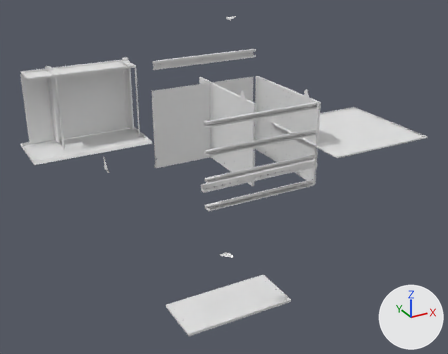
An edit to the glTF model Drawings/3d/1LLVB4-08D0DN_parts.glb, drawn before and after from the same camera.
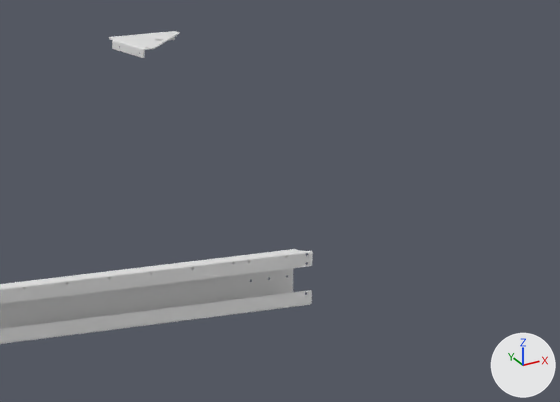
The first picture shows the older version from a 50 mm lens placed at (-1939.0, -3804.0, 1436.0), pointed at (85.0, -126.0, -404.0). The close-ups show the older and then the newer version on the part from 47% to 65% of the width and 3% to 20% of the height of that picture. Only the edits that show in the close-ups are written down. The lights are fixed; the arrows at lower right show +X, +Y and +Z. Where no turn or scale is listed for an object, it has been applied to the vertices.

The older version as bpy lines, for what is in view:
```python
me_bxxtr0_000000__body1 = bpy.data.meshes.new('BXXTR0-000000__Body1')
me_bxxtr0_000000__body1.from_pydata(...)  # 556 vertices, 1140 faces; spans x 371.4..462.4, y 291.0..382.0, z 646.6..656.6
me_fn2bnx_080000__body1 = bpy.data.meshes.new('FN2BNX-080000__Body1')
me_fn2bnx_080000__body1.from_pydata(...)  # 2514 vertices, 5244 faces; spans x -398.0..398.0, y -30.0..-10.0, z 432.0..490.0
ob_bxxtr0_000000__body1 = bpy.data.objects.new('BXXTR0-000000__Body1', me_bxxtr0_000000__body1)
ob_bxxtr0_000000__body1.location = (0.0, 0.0, 0.0)
ob_fn2bnx_080000__body1 = bpy.data.objects.new('FN2BNX-080000__Body1', me_fn2bnx_080000__body1)
ob_fn2bnx_080000__body1.location = (0.0, 0.0, 0.0)
```
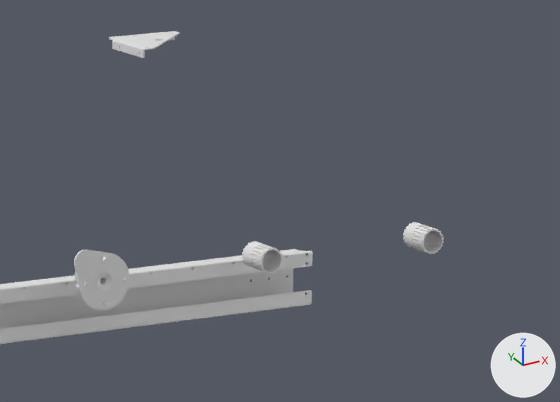
What changed in the scene script:
```text
Add me_body1_7:
    me_body1_7.from_pydata(...)  # 964 vertices, 1928 faces; spans x 492.8..519.8, y -98.0..-60.0, z 487.8..514.8
Add me_body1_4:
    me_body1_4.from_pydata(...)  # 964 vertices, 1928 faces; spans x 292.8..319.8, y -98.0..-60.0, z 487.8..514.8
Add me_leg___080_mm__by_yh__body1:
    me_leg___080_mm__by_yh__body1.from_pydata(...)  # 3259 vertices, 6534 faces; spans x 71.7..135.3, y -100.0..-77.0, z 472.3..535.9
Add ob_body1_7:
    ob_body1_7 = bpy.data.objects.new('Body1_7', me_body1_7)
    ob_body1_7.location = (0.0, 0.0, 0.0)
Add ob_body1_4:
    ob_body1_4 = bpy.data.objects.new('Body1_4', me_body1_4)
    ob_body1_4.location = (0.0, 0.0, 0.0)
Add ob_leg___080_mm__by_yh__body1:
    ob_leg___080_mm__by_yh__body1 = bpy.data.objects.new('Leg_-_080_mm._by_YH__Body1', me_leg___080_mm__by_yh__body1)
    ob_leg___080_mm__by_yh__body1.location = (0.0, 0.0, 0.0)
```

What differs and where, as boxes (x1, y1, x2, y2) in the close-ups (560 x 402 px):
'Leg_-_080_mm._by_YH__Body1', added
    after: (74, 250, 130, 310)
'Body1_4', added
    after: (242, 241, 283, 274)
'Body1_7', added
    after: (403, 222, 444, 254)
